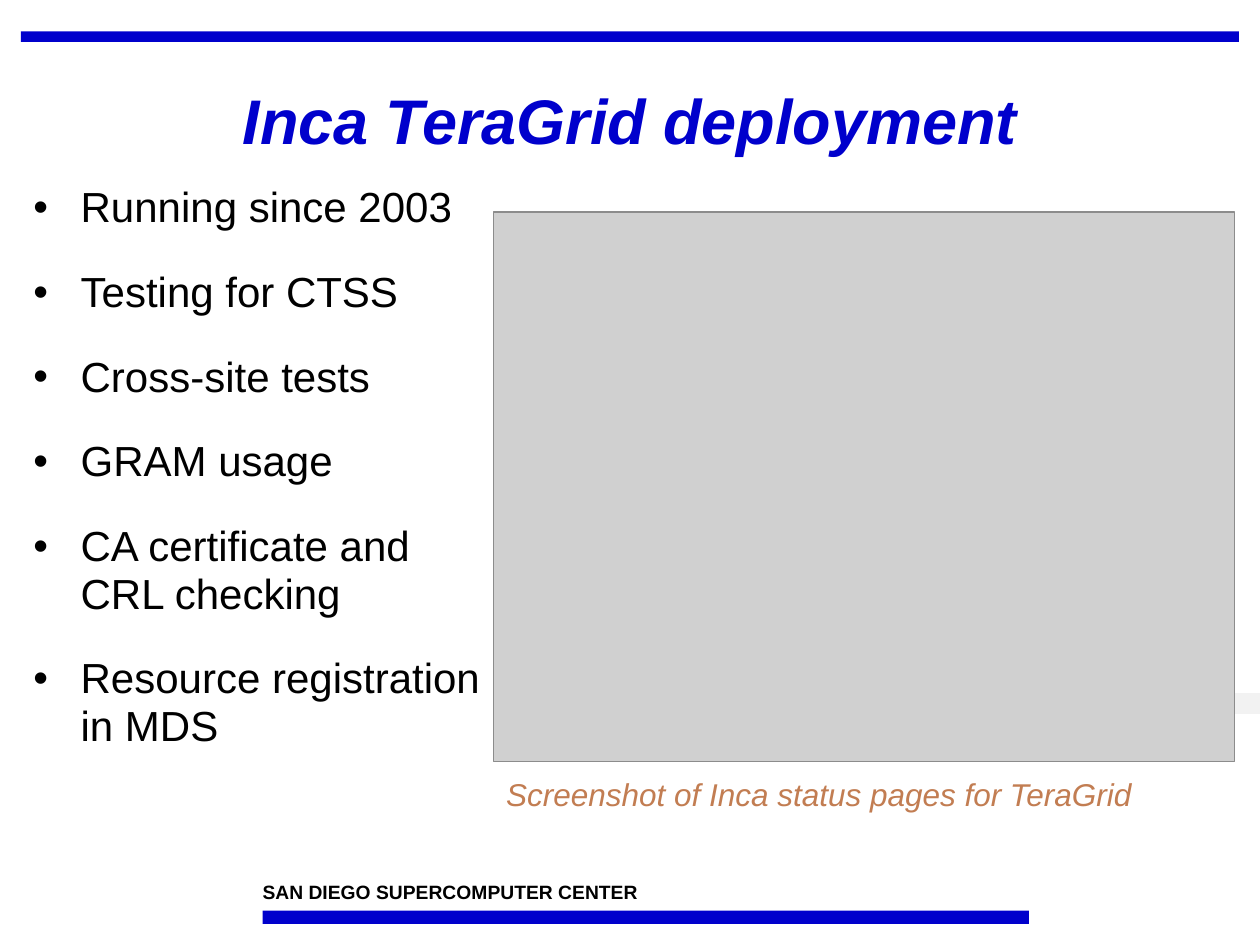
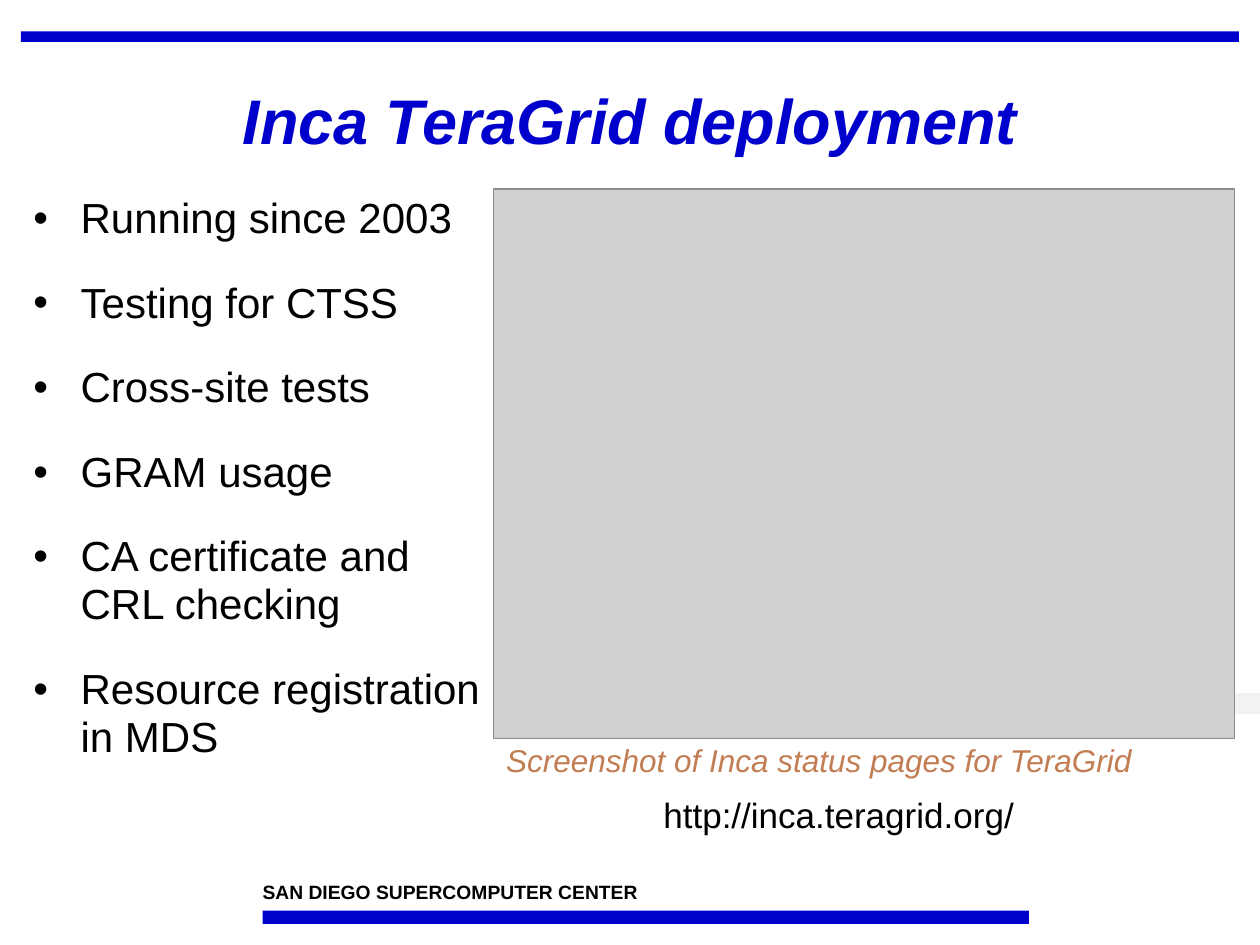
Before and after one commit to IncaProject/inca-xsede, a slide deck: slide 12 of talks/osgc08/inca-osgc08.ppt. Drawn at 1260x945 pixels with LibreOffice and Linux fonts; fonts in the diff are those of the drawing; grey boxes stand for pictures; background and template pictures are left out. Boxes give left, top, right and bottom in pixels: in the first picture for what was removed or moved away, otherwise in the second. Text is boxed around its words. In the diff, an @@ line names an element or a change of style, - is before the commit and + after.

```diff
--- a/talks/osgc08/inca-osgc08.ppt
+++ b/talks/osgc08/inca-osgc08.ppt
@@ text "Running since 2003": place and size @@
-text "Running since 2003" at (81,191,480,742)
+text "Running since 2003" at (81,202,480,753)
@@ picture: place and size @@
-picture at (494,212,1235,761)
+picture at (494,189,1235,738)
@@ text "Screenshot of Inca status pages ...": place and size @@
-text "Screenshot of Inca status pages ..." at (506,783,1131,812)
+text "Screenshot of Inca status pages ..." at (506,749,1131,778)
@@ text added at (663,802,1013,835), 20 pt, text #000000 @@
+http://inca.teragrid.org/
```
Also in this commit, not shown: 8 other slides changed, 3 slides removed, 1 other file.
